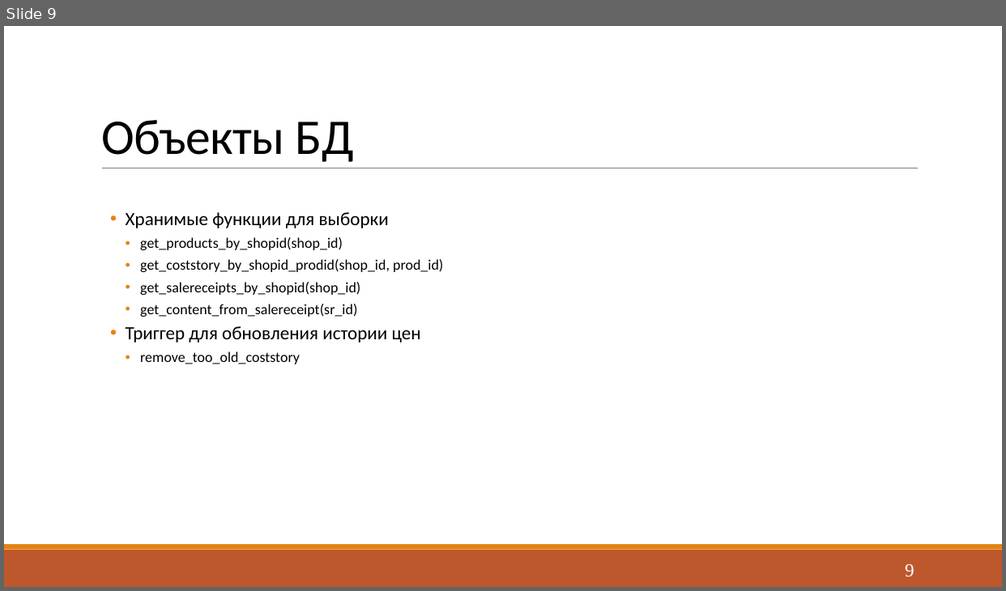
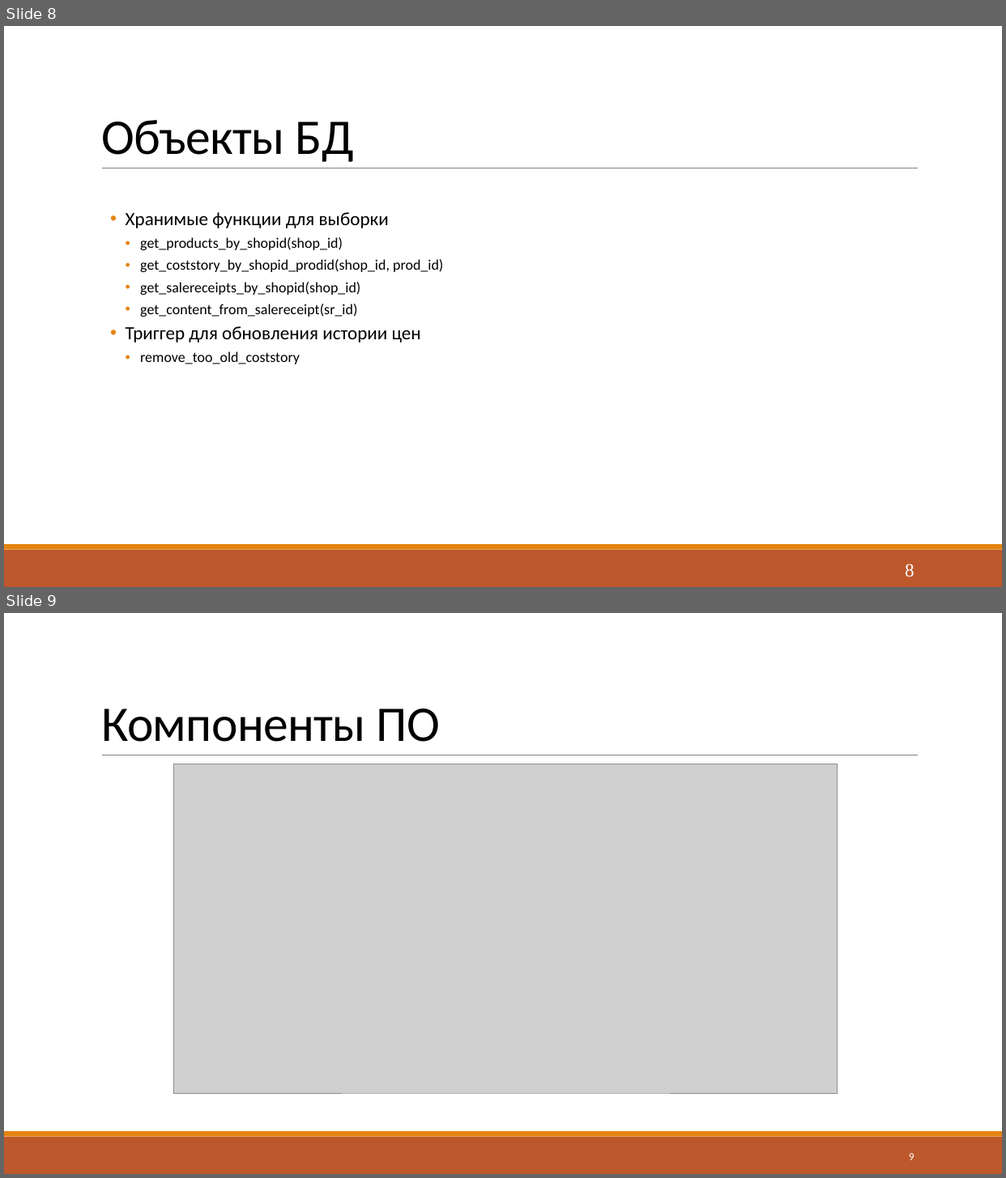
Before and after one commit to Yokud/DBCourseWork, a slide deck: docs/Presentation.pptx. Shown one above the other, each under a label of ours: slide 9 before the commit, slides 8 and 9 after it. The pictures are 1006x591 and 1006x1178 pixels, drawn with LibreOffice and Linux fonts; fonts in the diff are those of the drawing; grey boxes stand for pictures. Boxes give left, top, right and bottom in pixels: in the first picture for what was removed or moved away, otherwise in the second. Text is boxed around its words. In the diff, an @@ line names an element or a change of style, - is before the commit and + after.

```diff
--- a/docs/Presentation.pptx
+++ b/docs/Presentation.pptx
@@ slide 9 added at (4,613,1002,1174), background #FFFFFF; not listed: 3 template elements that a slide beside it also shows @@
@@ title added at (101,709,440,742), 48 pt, text #000000 @@
+Компоненты ПО
@@ picture added at (174,764,838,1093) @@
@@ page number added at (909,1153,914,1161), 10.5 pt, text #FFFFFF @@
+9
@@ what was slide 9 is now slide 8 @@
@@ page number at (905,564,914,578): text changed @@
-9
+8
```
Also in this commit, not shown: 7 slides changed, 1 other slide added, 12 other files.
